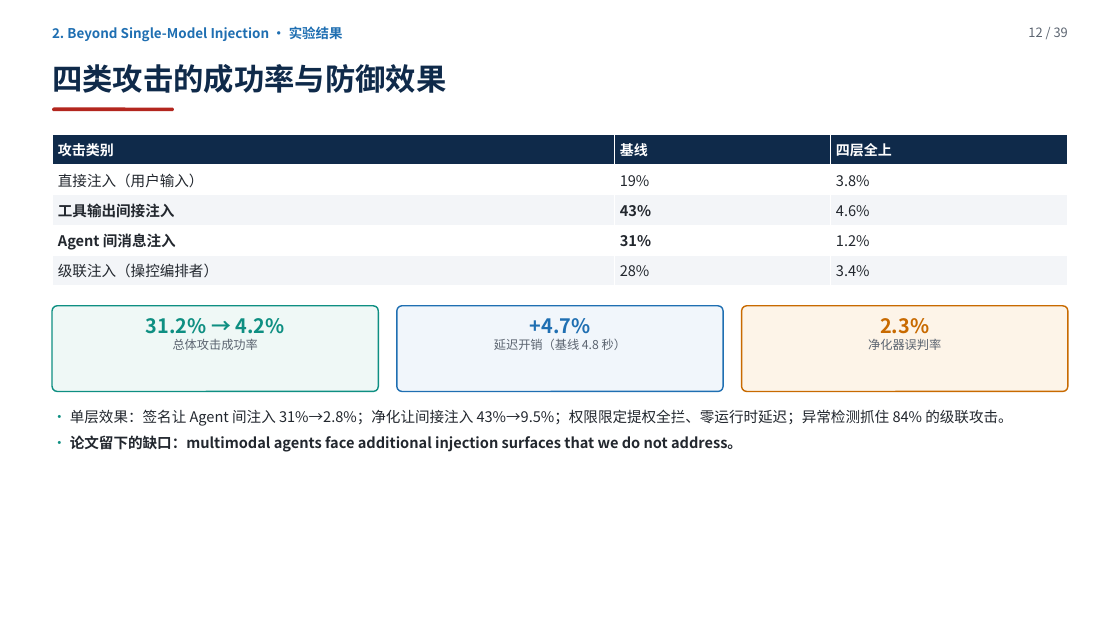
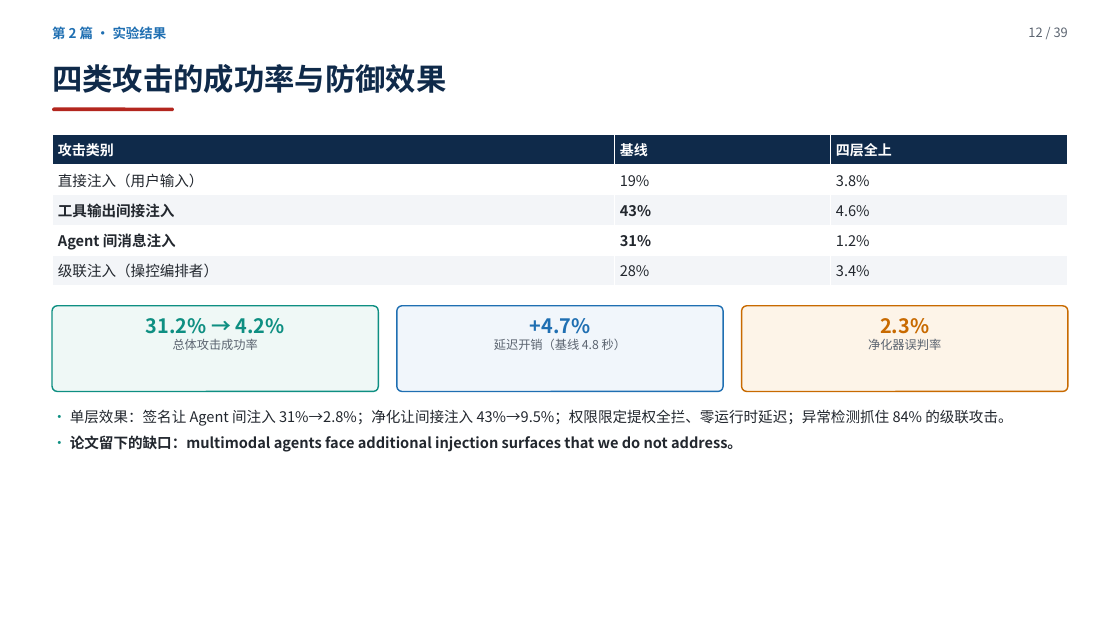
Before and after one commit to yiiiiiii1/multi-agent-remote-sensing, a slide deck: slide 12 of 阶段2-卫星多智能体防御/presentations/卫星多智能体安全调研汇报.pptx. Drawn at 1120x630 pixels with LibreOffice and Linux fonts; fonts in the diff are those of the drawing. Boxes give left, top, right and bottom in pixels: in the first picture for what was removed or moved away, otherwise in the second. Text is boxed around its words. In the diff, an @@ line names an element or a change of style, - is before the commit and + after.

```diff
--- a/阶段2-卫星多智能体防御/presentations/卫星多智能体安全调研汇报.pptx
+++ b/阶段2-卫星多智能体防御/presentations/卫星多智能体安全调研汇报.pptx
@@ text at <box>52,24,167,42</box>: text changed @@
-2. Beyond Single-Model Injection · 实验结果
+第 2 篇 · 实验结果
```
Also in this commit, not shown: 33 other slides changed, 3 other files.
